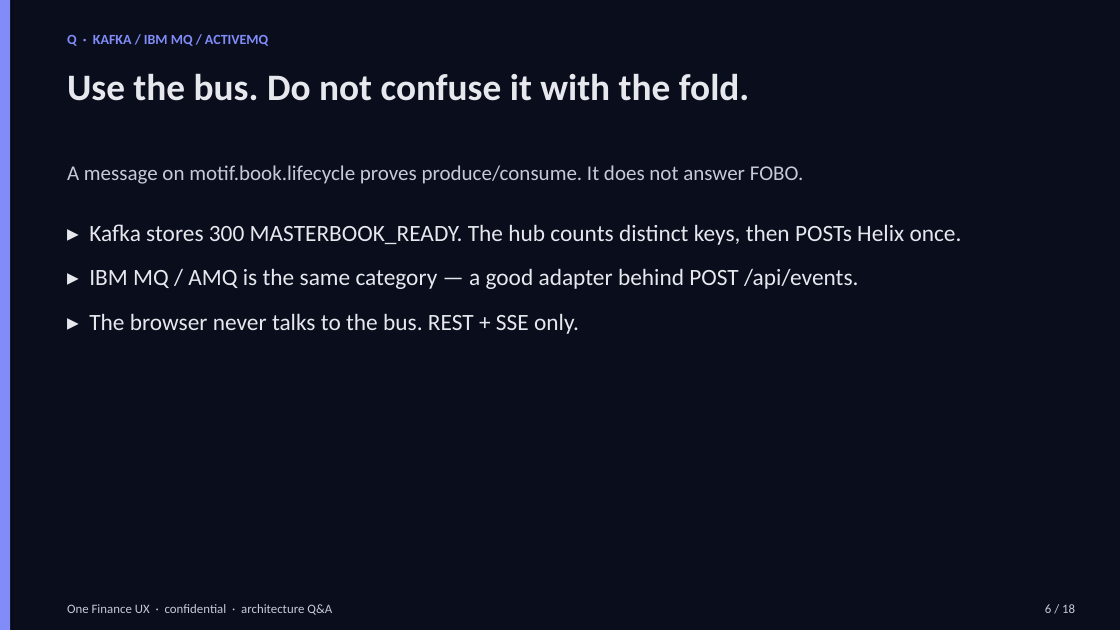
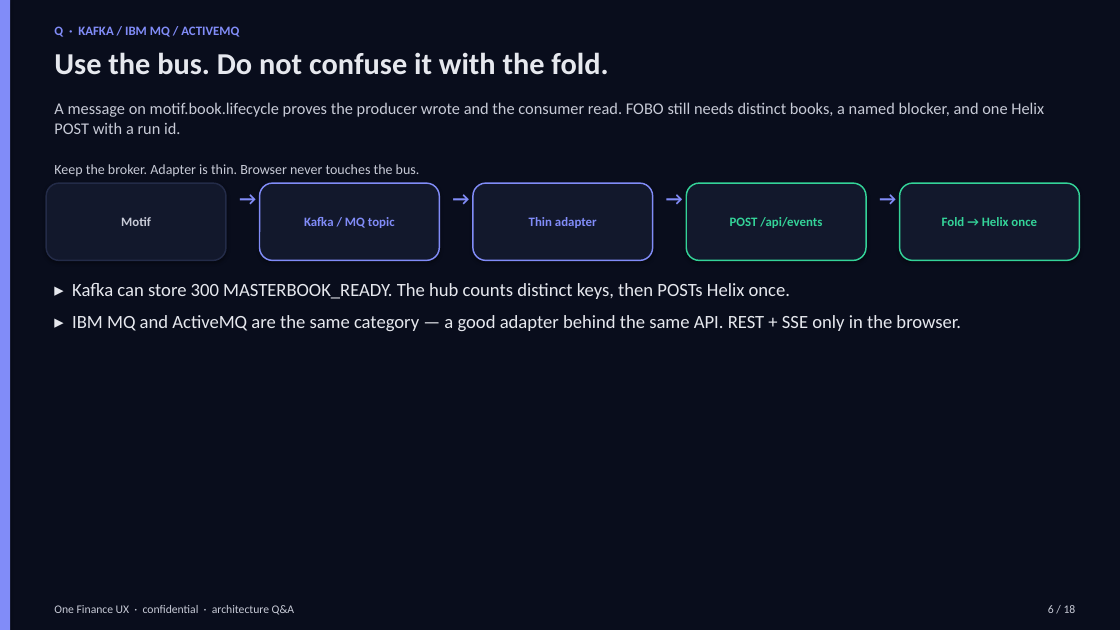
Before and after one commit to praveen2025work/onefinuxdemo, a slide deck: slide 6 of docs/design/arch-qa-deck.pptx. Drawn at 1120x630 pixels with LibreOffice and Linux fonts; fonts in the diff are those of the drawing. Boxes give left, top, right and bottom in pixels: in the first picture for what was removed or moved away, otherwise in the second. Text is boxed around its words. In the diff, an @@ line names an element or a change of style, - is before the commit and + after.

```diff
--- a/docs/design/arch-qa-deck.pptx
+++ b/docs/design/arch-qa-deck.pptx
@@ text "Q · KAFKA / IBM ...": place and size @@
-text "Q · KAFKA / IBM ..." at <box>67,35,268,46</box>
+text "Q · KAFKA / IBM ..." at <box>54,26,239,37</box>
@@ text "Q · KAFKA / IBM ..." at <box>54,26,239,37</box>: size 12 to 11 pt @@
@@ text "Use the bus. Do not ...": place and size @@
-text "Use the bus. Do not ..." at <box>67,73,750,101</box>
+text "Use the bus. Do not ..." at <box>54,52,608,75</box>
@@ text "Use the bus. Do not ..." at <box>54,52,608,75</box>: size 32 to 26 pt @@
@@ text at <box>54,102,1044,134</box>: text changed; size 18 to 14 pt @@
-A message on motif.book.lifecycle proves produce/consume. It does not answer FOBO.
+A message on motif.book.lifecycle proves the producer wrote and the consumer read. FOBO still needs distinct books, a named blocker, and one Helix POST with a run id.
@@ text added at <box>54,164,420,176</box>, 12 pt, text #C7CAD6 @@
+Keep the broker. Adapter is thin. Browser never touches the bus.
@@ rounded rectangle added at <box>46,183,226,260</box>, fill #12182C, outline #232B48 1.25 pt, 11 pt, text #C7CAD6, bold @@
+Motif
@@ text added at <box>231,183,255,260</box>, 16 pt, text #818CF8, bold @@
+→
@@ rounded rectangle added at <box>260,183,439,260</box>, fill #12182C, outline #818CF8 1.25 pt, 11 pt, text #818CF8, bold @@
+Kafka / MQ topic
@@ text added at <box>444,183,468,260</box>, 16 pt, text #818CF8, bold @@
+→
@@ rounded rectangle added at <box>473,183,653,260</box>, fill #12182C, outline #818CF8 1.25 pt, 11 pt, text #818CF8, bold @@
+Thin adapter
@@ text added at <box>658,183,681,260</box>, 16 pt, text #818CF8, bold @@
+→
@@ rounded rectangle added at <box>686,183,866,260</box>, fill #12182C, outline #34D399 1.25 pt, 11 pt, text #34D399, bold @@
+POST /api/events
@@ text added at <box>871,183,895,260</box>, 16 pt, text #818CF8, bold @@
+→
@@ rounded rectangle added at <box>900,183,1080,260</box>, fill #12182C, outline #34D399 1.25 pt, 11 pt, text #34D399, bold @@
+Fold → Helix once
@@ text at <box>72,283,961,331</box>: text changed; size 20 to 16 pt @@
-▸ Kafka stores 300 MASTERBOOK_READY. The hub counts distinct keys, then POSTs Helix once.
-▸ IBM MQ / AMQ is the same category — a good adapter behind POST /api/events.
-▸ The browser never talks to the bus. REST + SSE only.
+▸ Kafka can store 300 MASTERBOOK_READY. The hub counts distinct keys, then POSTs Helix once.
+▸ IBM MQ and ActiveMQ are the same category — a good adapter behind the same API. REST + SSE only in the browser.
@@ text "One Finance UX · confidential ...": place and size @@
-text "One Finance UX · confidential ..." at <box>67,604,332,615</box>
+text "One Finance UX · confidential ..." at <box>54,605,294,615</box>
@@ text "One Finance UX · confidential ..." at <box>54,605,294,615</box>: size 11 to 10 pt @@
@@ text "6 / 18" at <box>1048,605,1076,613</box>: size 11 to 10 pt @@
```
Also in this commit, not shown: 17 other slides changed, 4 other files.
